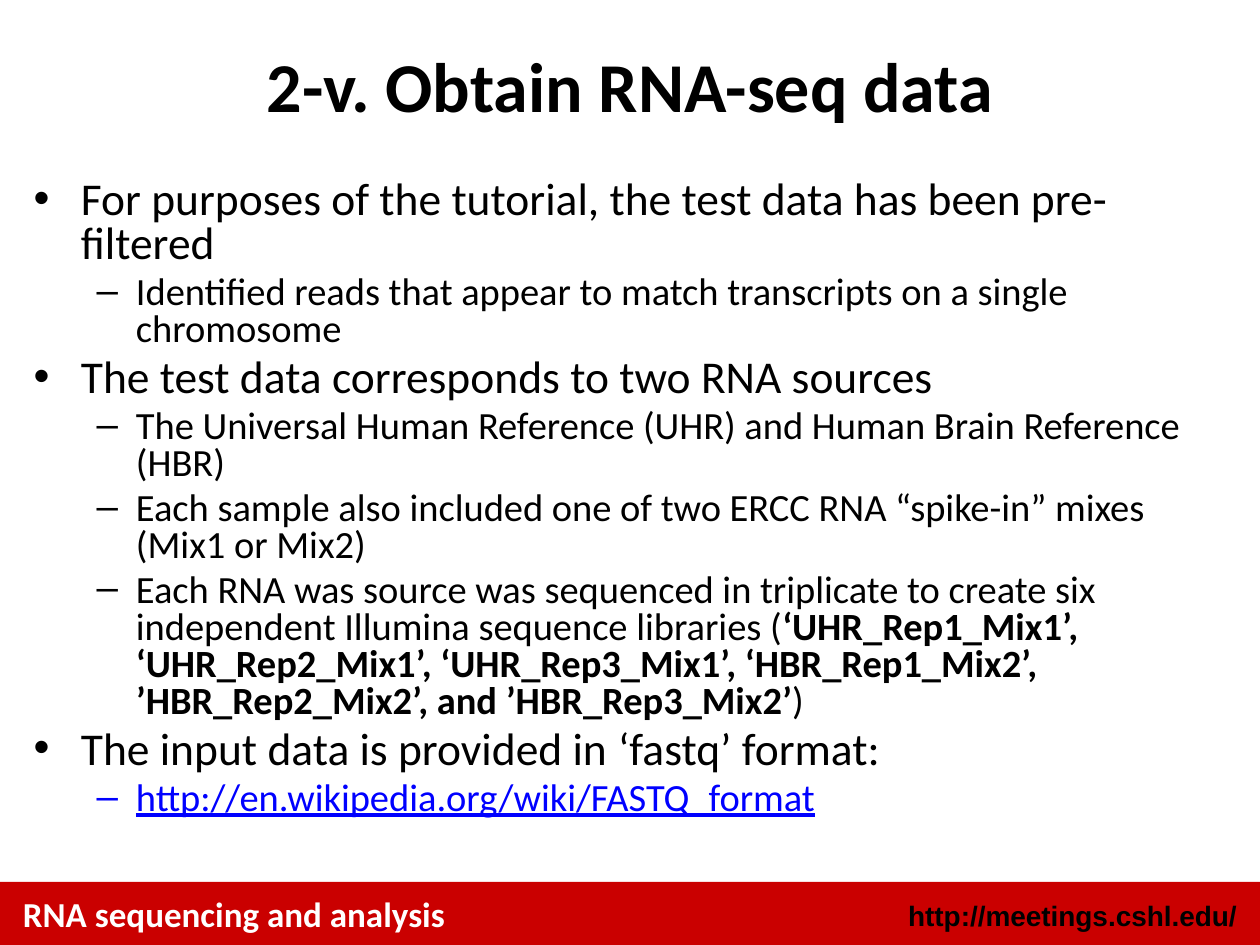
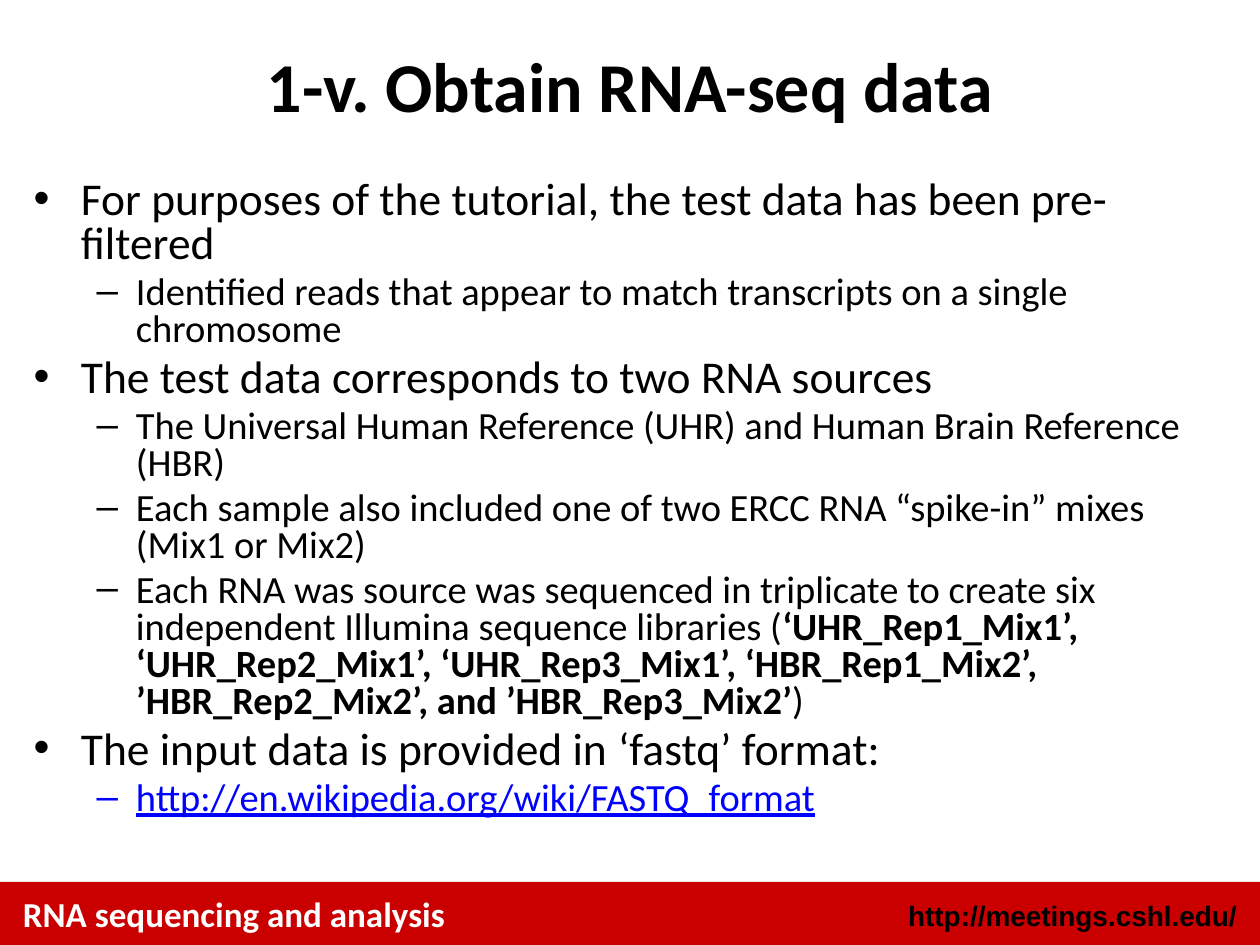
Before and after one commit to griffithlab/rnaseq_tutorial_wiki, a slide deck: slide 10 of LectureFiles/cshl/2015/RNASeq_Module1_Tutorial.pptx. Drawn at 1260x945 pixels with LibreOffice and Linux fonts; fonts in the diff are those of the drawing. Boxes give left, top, right and bottom in pixels: in the first picture for what was removed or moved away, otherwise in the second. Text is boxed around its words. In the diff, an @@ line names an element or a change of style, - is before the commit and + after.

Commit message:
Update title slide, module and section numbers.

```diff
--- a/LectureFiles/cshl/2015/RNASeq_Module1_Tutorial.pptx
+++ b/LectureFiles/cshl/2015/RNASeq_Module1_Tutorial.pptx
@@ title at [267, 63, 992, 123]: text changed @@
-2-v. Obtain RNA-seq data
+1-v. Obtain RNA-seq data
```
Also in this commit, not shown: 7 other slides changed.
